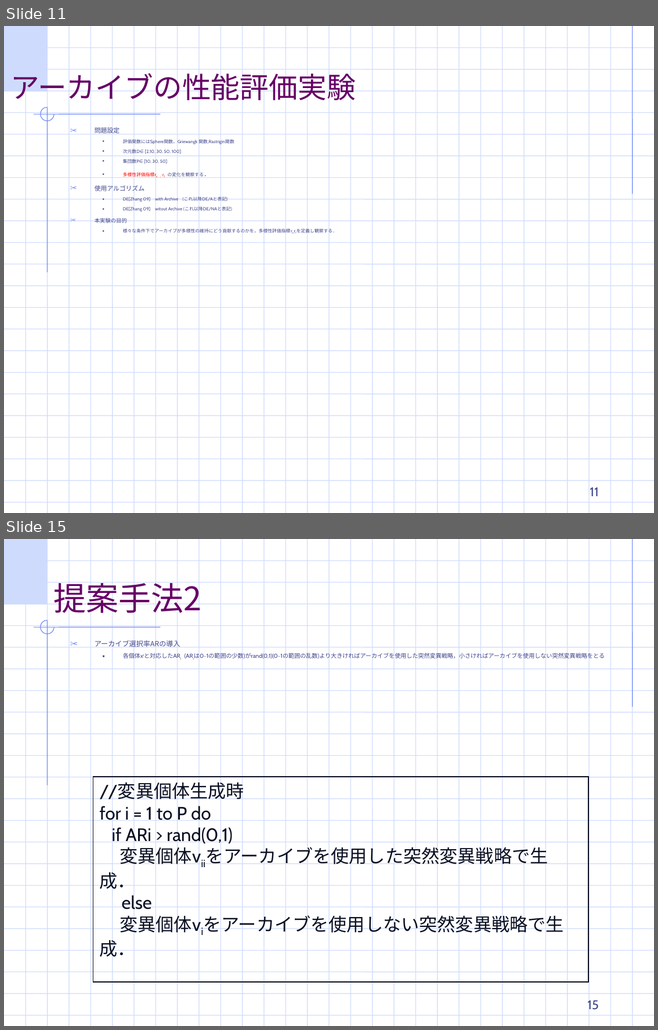
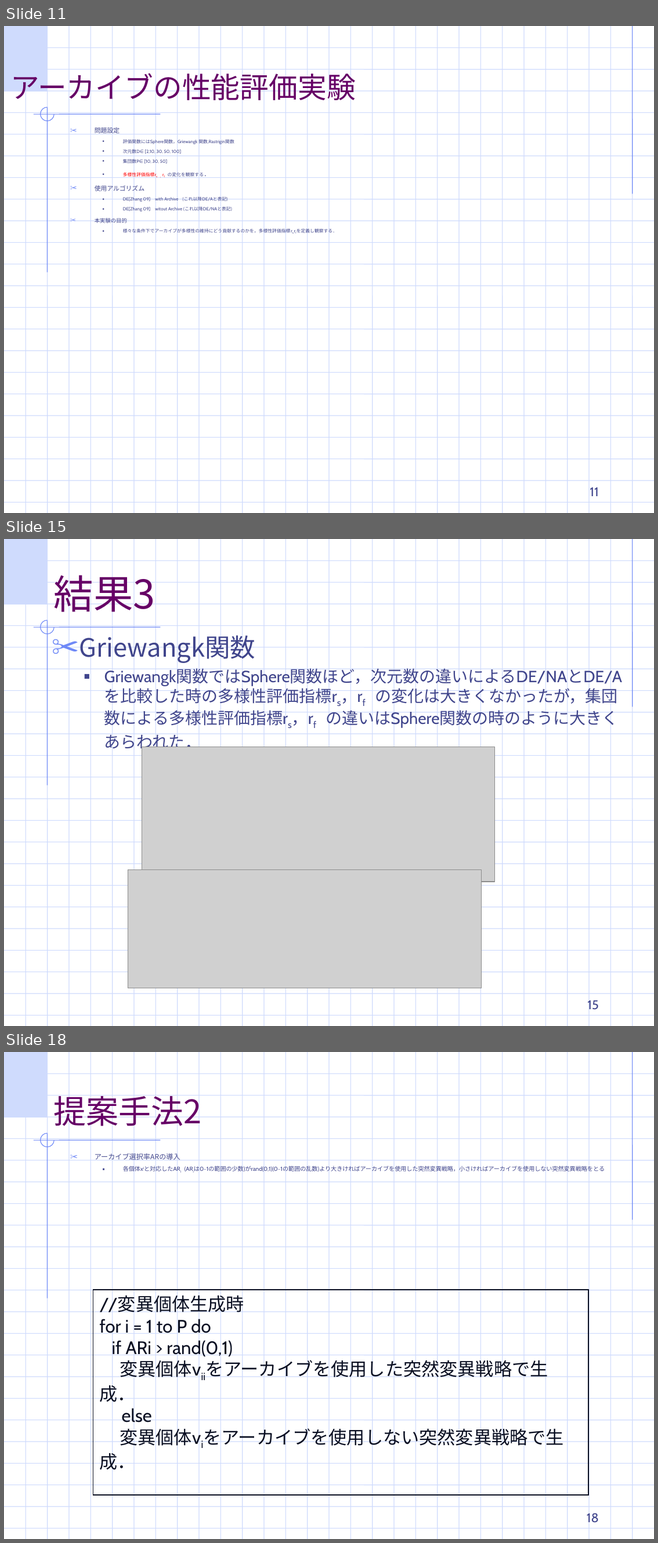
Before and after one commit to TakefumiYamamura/labolatry, a slide deck: 適応DE最終ゼミ発表.ppt. Shown one above the other, each under a label of ours: slides 11 and 15 before the commit, slides 11, 15 and 18 after it; the slides between them are not shown. The pictures are 658x1030 and 658x1543 pixels, drawn with LibreOffice and Linux fonts; fonts in the diff are those of the drawing; grey boxes stand for pictures; background and template pictures are left out. Boxes give left, top, right and bottom in pixels: in the first picture for what was removed or moved away, otherwise in the second. Text is boxed around its words. In the diff, an @@ line names an element or a change of style, - is before the commit and + after.

```diff
--- a/適応DE最終ゼミ発表.ppt
+++ b/適応DE最終ゼミ発表.ppt
@@ slide 15 added at [4, 539, 654, 1026], background #FFFFFF; not listed: 56 template elements that a slide beside it also shows @@
@@ title added at [54, 568, 155, 618], 44 pt, text #660066 @@
+結果3
@@ text added at [79, 631, 622, 729], 18 pt, text #40458C @@
+✂ Griewangk関数
+  ■ Griewangk関数ではSphere関数ほど，次元数の違いによるDE/NAとDE/Aを比較した時の多様性評価指標rs，rf の変化は大きくなかったが，集団数による多様性評価指標rs，rf の違いはSphere関数の時のように大きくあらわれた．
@@ picture added at [141, 747, 495, 881] @@
@@ picture added at [128, 870, 481, 988] @@
@@ page number added at [587, 1000, 598, 1010], 14 pt, text #40458C @@
+15
@@ what was slide 15 is now slide 18 @@
@@ page number at [586, 1513, 598, 1523]: text changed @@
-15
+18
```
Also in this commit, not shown: 10 slides changed, 3 other slides added.
